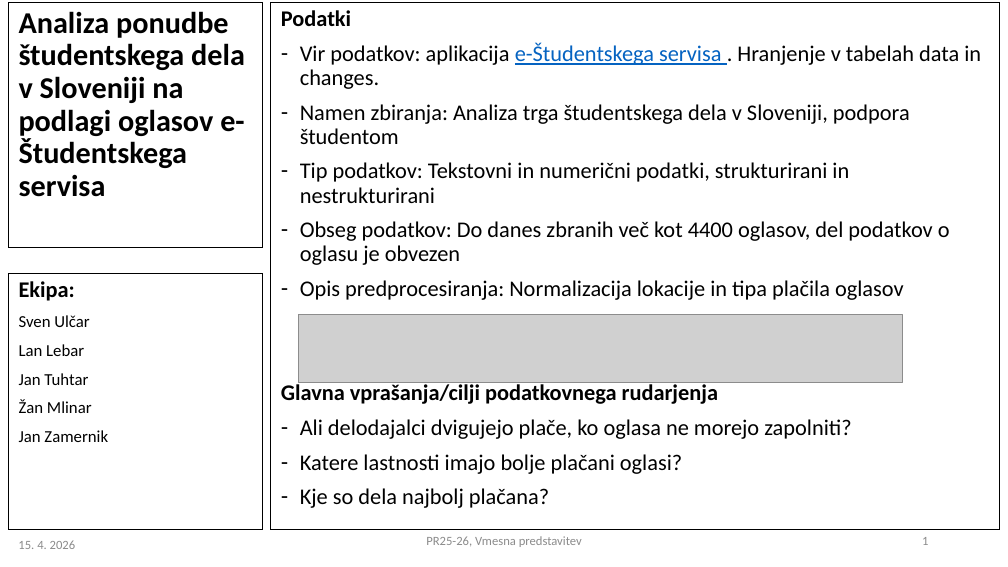
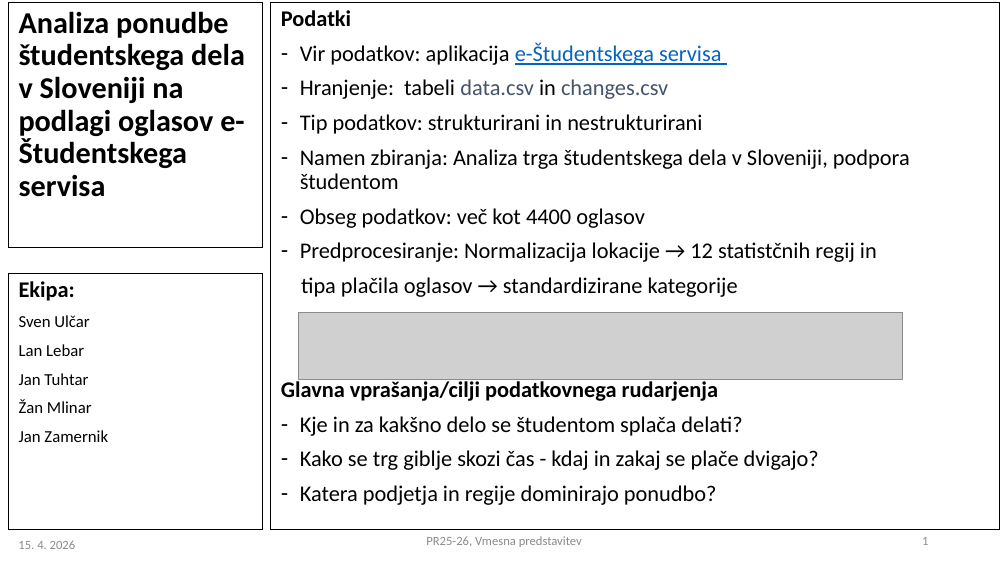
Before and after one commit to svenko99/PR2608, a slide deck: slide 1 of reports/PR2025-26_VMESNA_08.pptx. Drawn at 1008x567 pixels with LibreOffice and Linux fonts; fonts in the diff are those of the drawing; grey boxes stand for pictures. Boxes give left, top, right and bottom in pixels: in the first picture for what was removed or moved away, otherwise in the second. Text is boxed around its words. In the diff, an @@ line names an element or a change of style, - is before the commit and + after.

Commit message:
PP update

```diff
--- a/reports/PR2025-26_VMESNA_08.pptx
+++ b/reports/PR2025-26_VMESNA_08.pptx
@@ text at [300, 42, 721, 134]: text changed @@
-– Vir podatkov: aplikacija e-Študentskega servisa . Hranjenje v tabelah data in changes.
+– Vir podatkov: aplikacija e-Študentskega servisa
+– Hranjenje: tabeli data.csv in changes.csv
+– Tip podatkov: strukturirani in nestrukturirani
@@ text at [300, 208, 877, 297]: text changed @@
-– Tip podatkov: Tekstovni in numerični podatki, strukturirani in nestrukturirani
-– Obseg podatkov: Do danes zbranih več kot 4400 oglasov, del podatkov o oglasu je obvezen
-– Opis predprocesiranja: Normalizacija lokacije in tipa plačila oglasov
+– Obseg podatkov: več kot 4400 oglasov
+– Predprocesiranje: Normalizacija lokacije → 12 statistčnih regij in
+tipa plačila oglasov → standardizirane kategorije
@@ text at [300, 416, 819, 505]: text changed @@
-– Ali delodajalci dvigujejo plače, ko oglasa ne morejo zapolniti?
-– Katere lastnosti imajo bolje plačani oglasi?
-– Kje so dela najbolj plačana?
+– Kje in za kakšno delo se študentom splača delati?
+– Kako se trg giblje skozi čas - kdaj in zakaj se plače dvigajo?
+– Katera podjetja in regije dominirajo ponudbo?
```
Also in this commit, not shown: 1 other slide changed, 1 slide removed.
